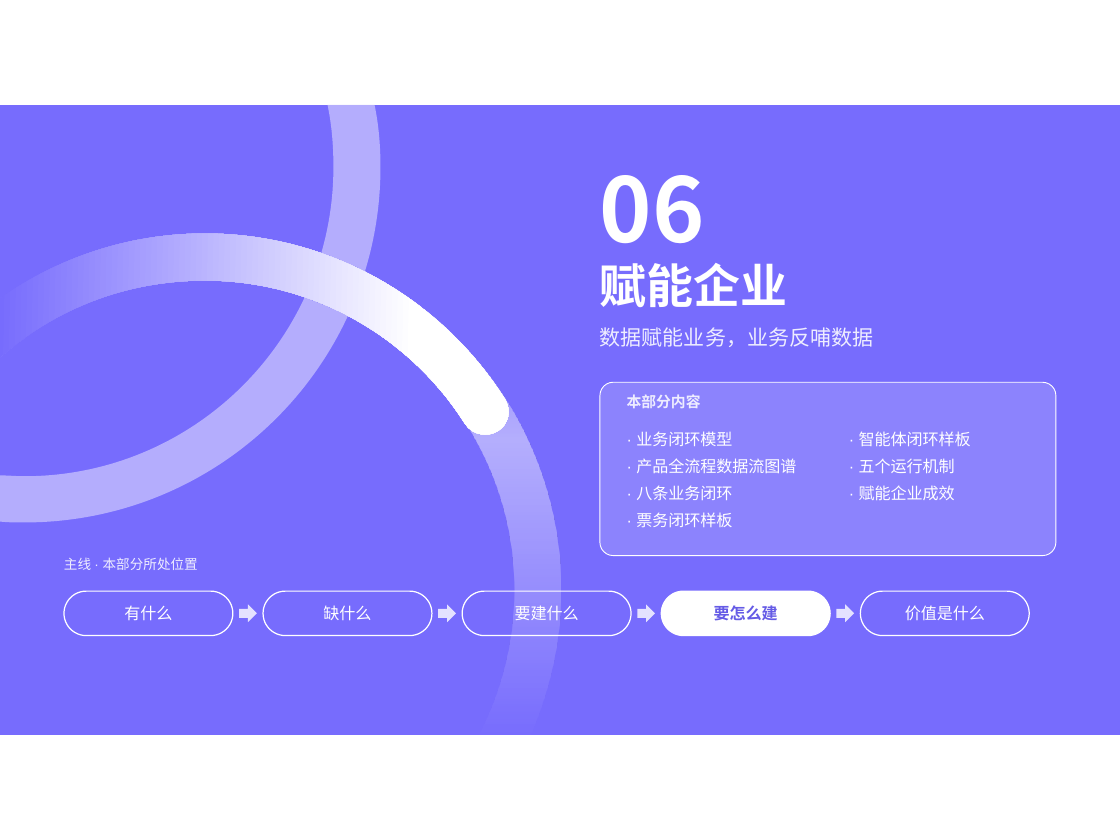
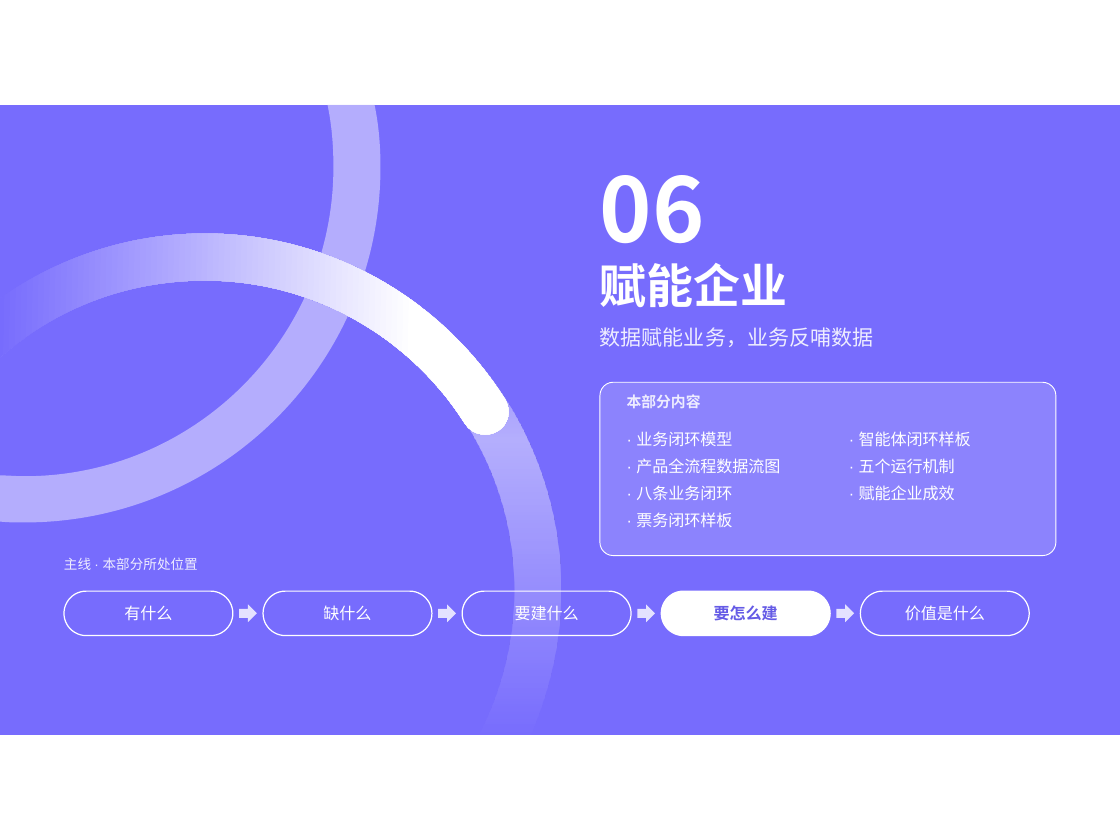
Before and after one commit to keanying/relevance, a slide deck: slide 42 of AI＋数据平台.pptx. Drawn at 1120x840 pixels with LibreOffice and Linux fonts; fonts in the diff are those of the drawing. Boxes give left, top, right and bottom in pixels: in the first picture for what was removed or moved away, otherwise in the second. Text is boxed around its words. In the diff, an @@ line names an element or a change of style, - is before the commit and + after.

```diff
--- a/AI＋数据平台.pptx
+++ b/AI＋数据平台.pptx
@@ text at (636,458,780,473): text changed @@
-· 产品全流程数据流图谱
+· 产品全流程数据流图
```
Also in this commit, not shown: 13 other slides changed, 1 other file.
